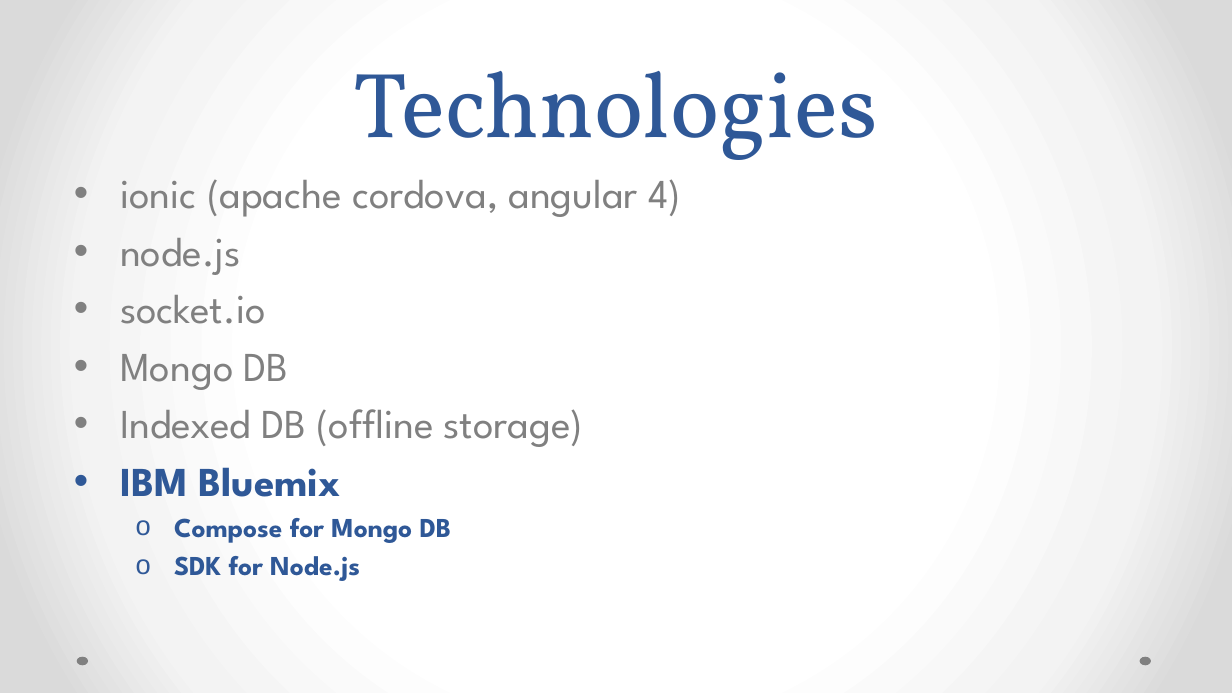
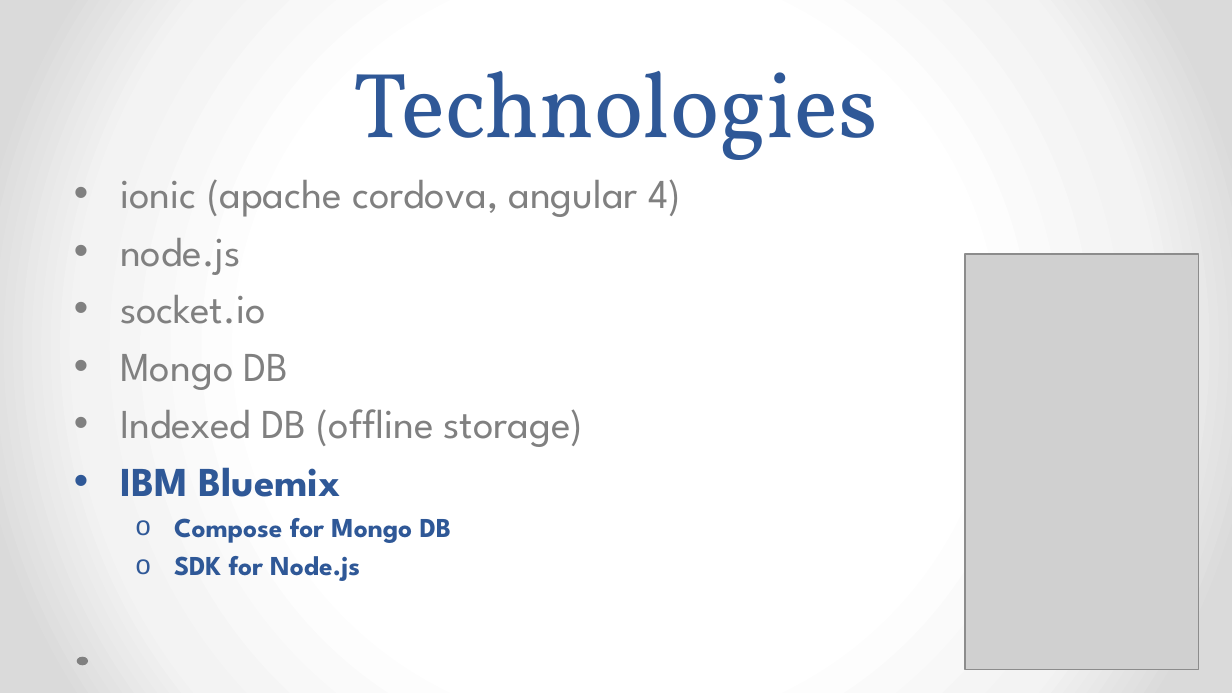
Before and after one commit to danielhalupka/ibmhackathon, a slide deck: slide 7 of presentation/scan2Shop.pptx. Drawn at 1232x693 pixels with LibreOffice and Linux fonts; fonts in the diff are those of the drawing; grey boxes stand for pictures. Boxes give left, top, right and bottom in pixels: in the first picture for what was removed or moved away, otherwise in the second. Text is boxed around its words. In the diff, an @@ line names an element or a change of style, - is before the commit and + after.

```diff
--- a/presentation/scan2Shop.pptx
+++ b/presentation/scan2Shop.pptx
@@ picture added at [965, 254, 1199, 669] @@
@@ ellipse removed at [1140, 657, 1151, 665] @@
```
Also in this commit, not shown: 4 other slides changed, 4 other files.
